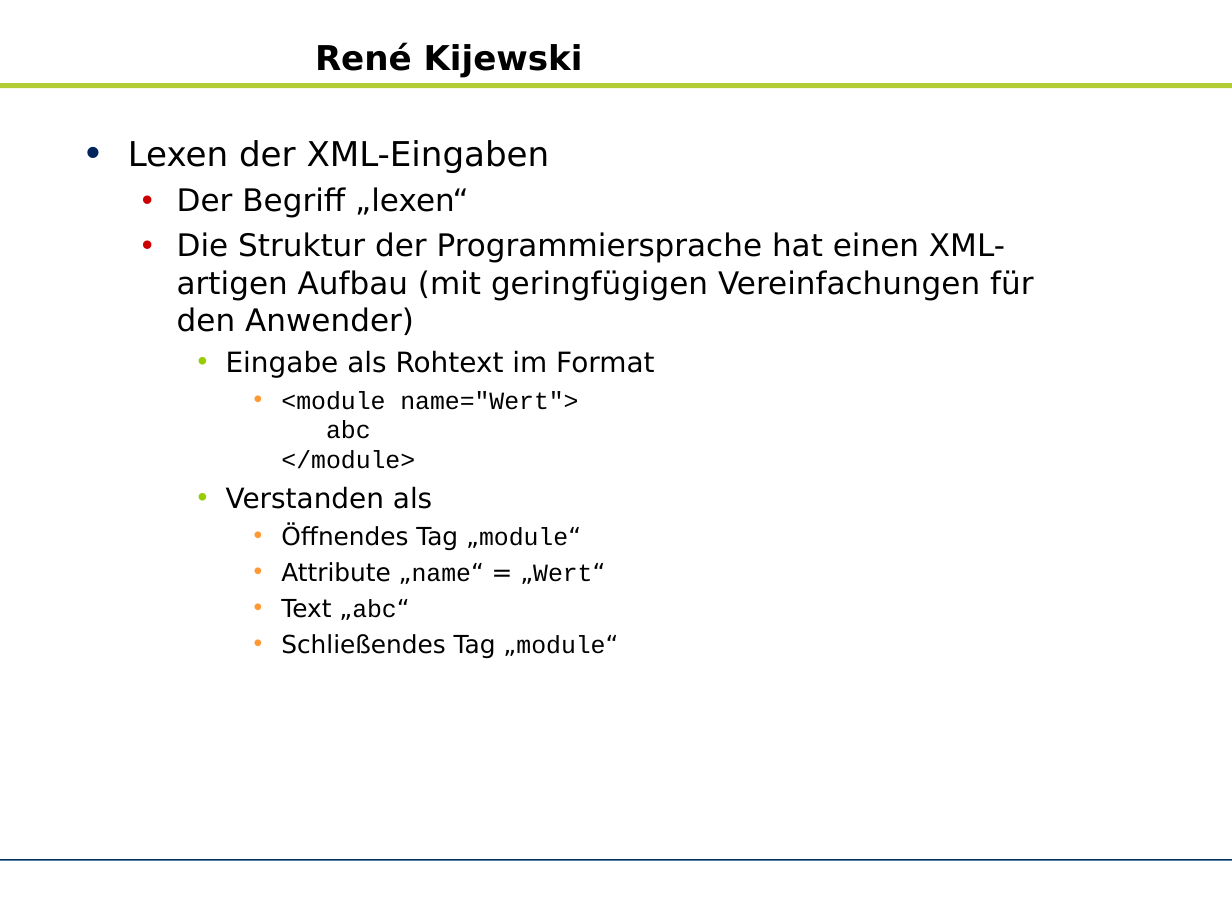
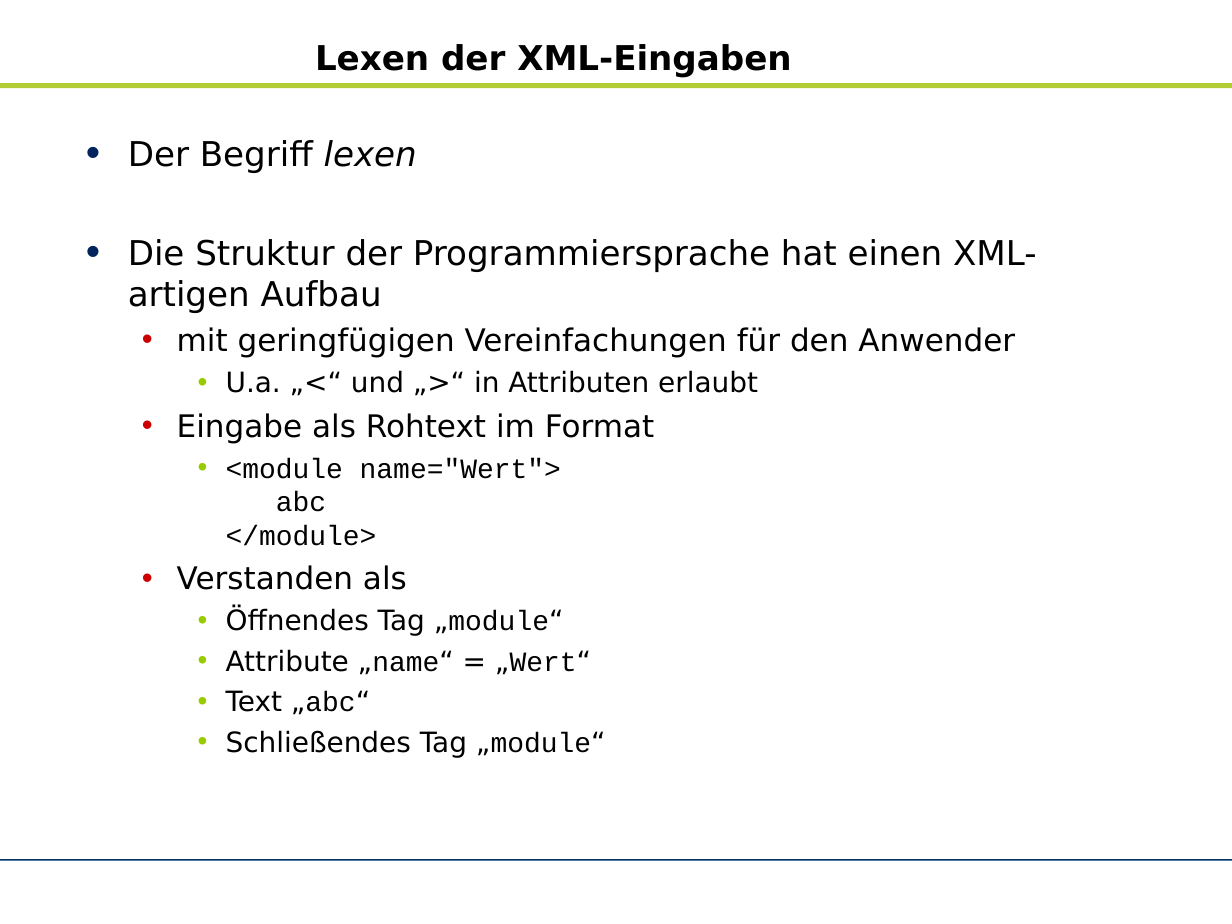
Before and after one commit to zhongxinhua/sose10-swp-uebersetzerbau, a slide deck: slide 13 of trunk/dokumentation/rk-kundenpraesentation/rk-kundenpraesentation.odp (slide 16 before the commit). Drawn at 1232x924 pixels with LibreOffice and Linux fonts; fonts in the diff are those of the drawing; background and template pictures are left out. Boxes give left, top, right and bottom in pixels: in the first picture for what was removed or moved away, otherwise in the second. Text is boxed around its words. In the diff, an @@ line names an element or a change of style, - is before the commit and + after.

```diff
--- a/trunk/dokumentation/rk-kundenpraesentation/rk-kundenpraesentation.odp
+++ b/trunk/dokumentation/rk-kundenpraesentation/rk-kundenpraesentation.odp
@@ title at [315,44,791,77]: text changed @@
-René Kijewski
+Lexen der XML-Eingaben
@@ text at [128,140,1036,393]: text changed; size 20 to 22 pt @@
-• Lexen der XML-Eingaben
-  • Der Begriff „lexen“
-  • Die Struktur der Programmiersprache hat einen XML-artigen Aufbau (mit geringfügigen Vereinfachungen für den Anwender)
+• Der Begriff lexen
+• Die Struktur der Programmiersprache hat einen XML-artigen Aufbau
+  • mit geringfügigen Vereinfachungen für den Anwender
+    • U.a. „<“ und „>“ in Attributen erlaubt
@@ text at [177,413,655,757]: size 18 to 20 pt in "Eingabe als Rohtext im Format", "Verstanden als"; size 16 to 18 pt in "<module name="Wert"> abc </module>", "Öffnendes Tag „module“", "Attribute „name“ = „Wert“", "Text „abc“" and 1 more places; list level 3 to 2 in "Eingabe als Rohtext im Format"; bullet colour #99CC00 to #CC0000; list level 4 to 3 in "<module name="Wert"> abc </module>"; bullet colour #FF9933 to #99CC00; list level 3 to 2 in "Verstanden als"; list level 4 to 3 in "Öffnendes Tag „module“"; list level 4 to 3 in "Attribute „name“ = „Wert“"; list level 4 to 3 in "Text „abc“"; list level 4 to 3 in "Schließendes Tag „module“" @@
```
Also in this commit, not shown: 20 other slides changed, 9 slides added, 6 slides removed, 1 other file.
